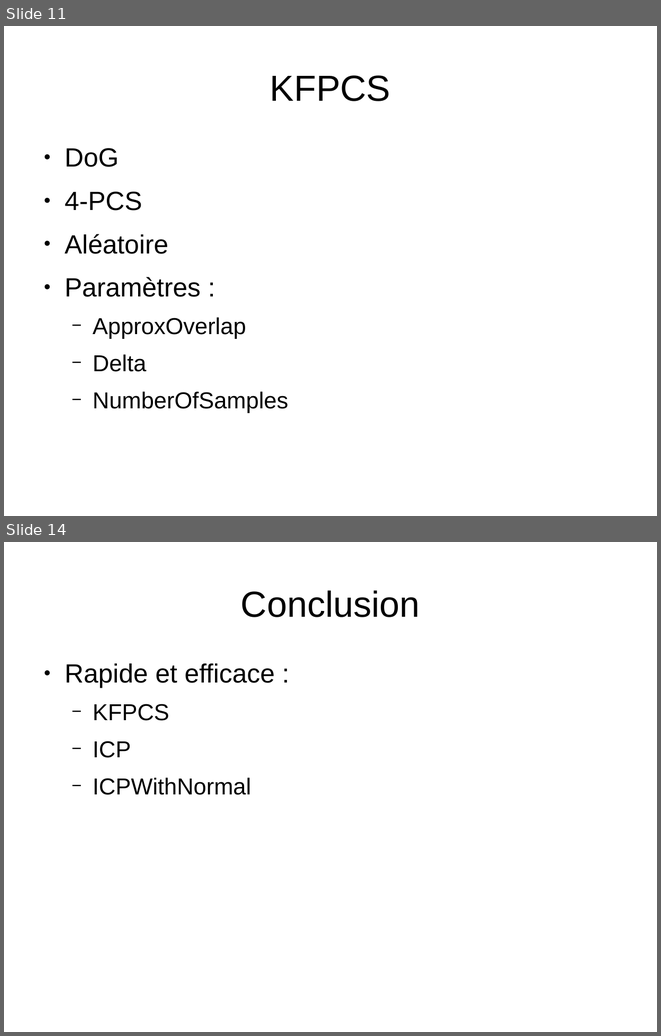
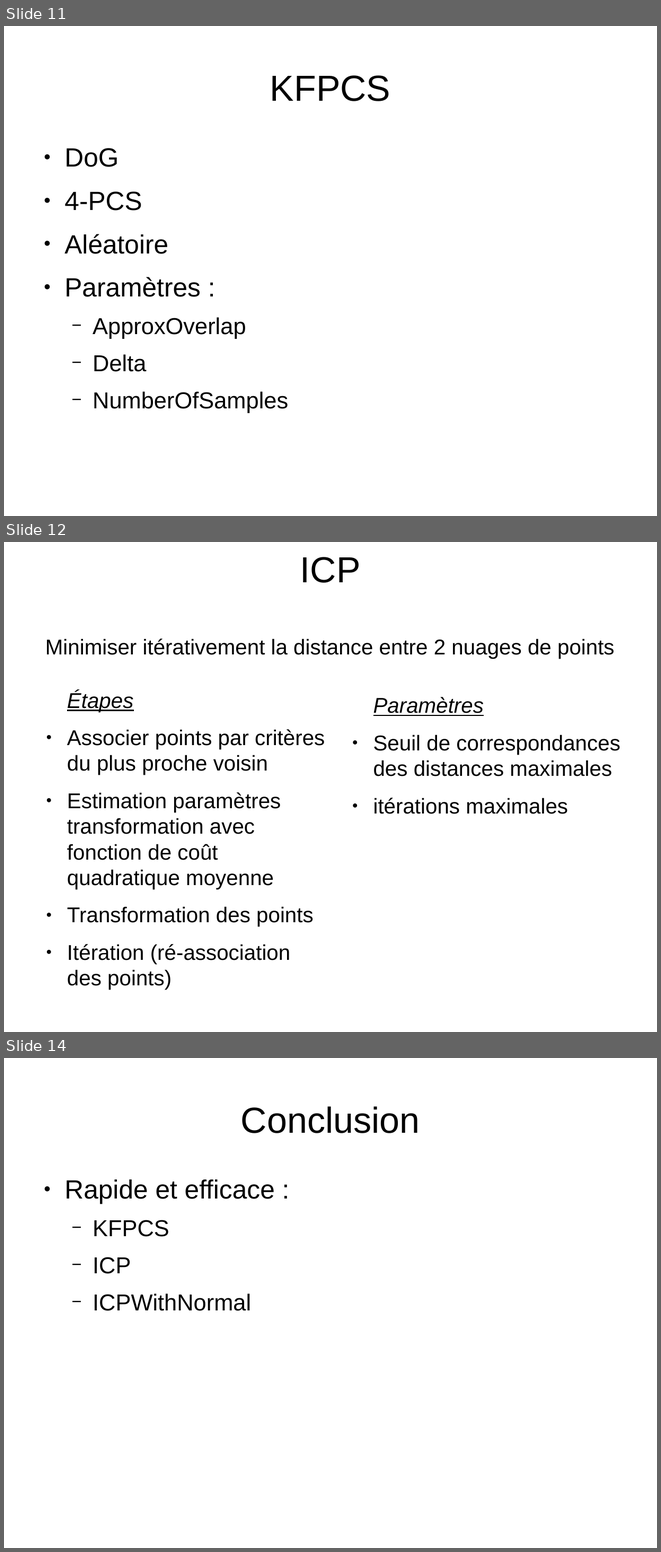
Before and after one commit to MABILYJohan/TER_Recalage_multi_points, a slide deck: Rapports et diapos/Diapositive_TER.odp. Shown one above the other, each under a label of ours: slides 11 and 14 before the commit, slides 11, 12 and 14 after it; the slides between them are not shown. The pictures are 661x1036 and 661x1552 pixels, drawn with LibreOffice and Linux fonts; fonts in the diff are those of the drawing. Boxes give left, top, right and bottom in pixels: in the first picture for what was removed or moved away, otherwise in the second. Text is boxed around its words. In the diff, an @@ line names an element or a change of style, - is before the commit and + after.

```diff
--- a/Rapports et diapos/Diapositive_TER.odp
+++ b/Rapports et diapos/Diapositive_TER.odp
@@ slide 12 added at (4, 542, 657, 1032), background #FFFFFF @@
@@ title added at (45, 557, 615, 659), 26 pt, text #000000 @@
+ICP
+Minimiser itérativement la distance entre 2 nuages de points
@@ text added at (67, 691, 325, 964), 26 pt, text #000000 @@
+Étapes
+● Associer points par critères du plus proche voisin
+● Estimation paramètres transformation avec fonction de coût quadratique moyenne
+● Transformation des points
+● Itération (ré-association des points)
@@ text added at (373, 697, 620, 814), 26 pt, text #000000 @@
+Paramètres
+● Seuil de correspondances des distances maximales
+● itérations maximales
```
Also in this commit, not shown: 3 slides changed, 1 slide removed.
